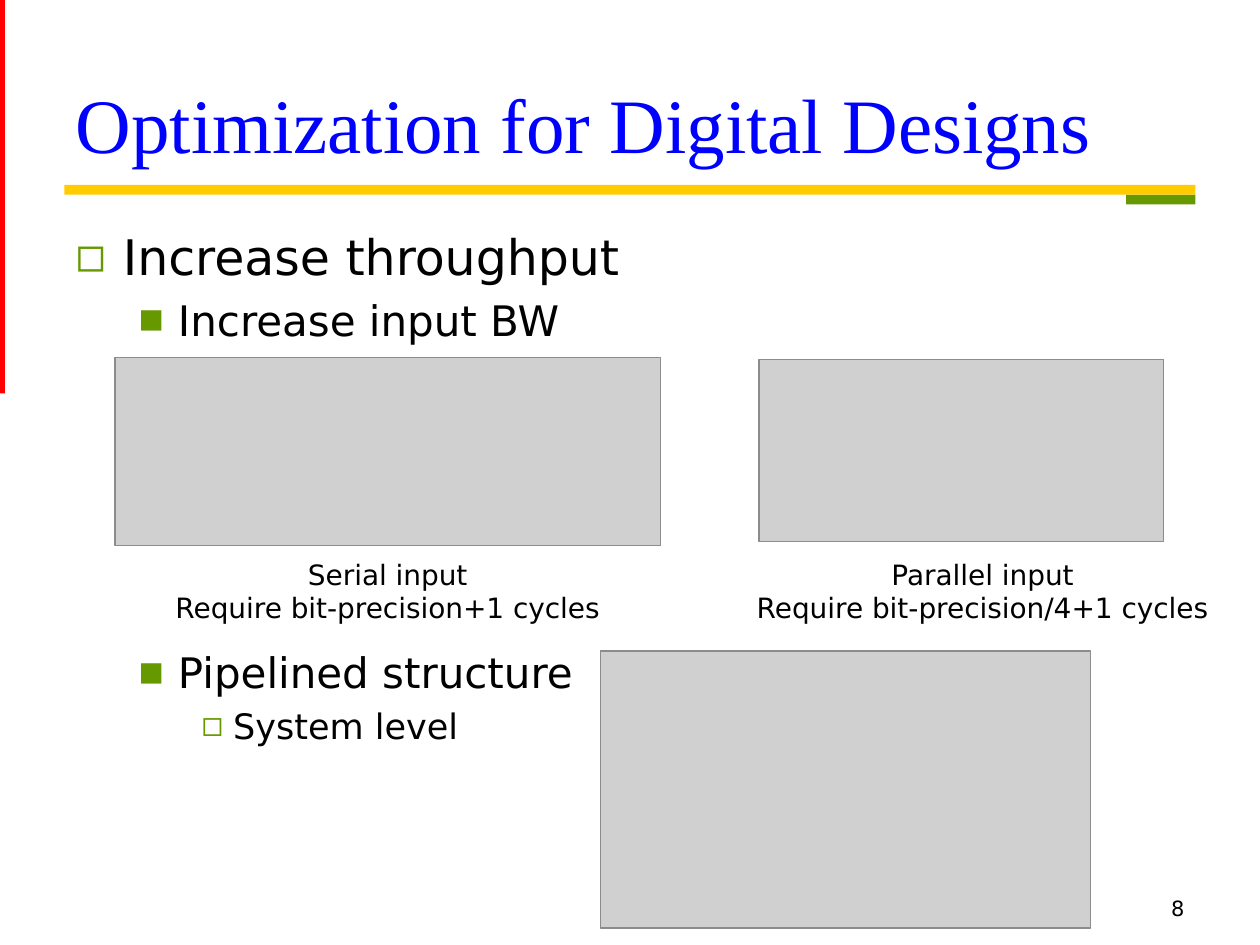
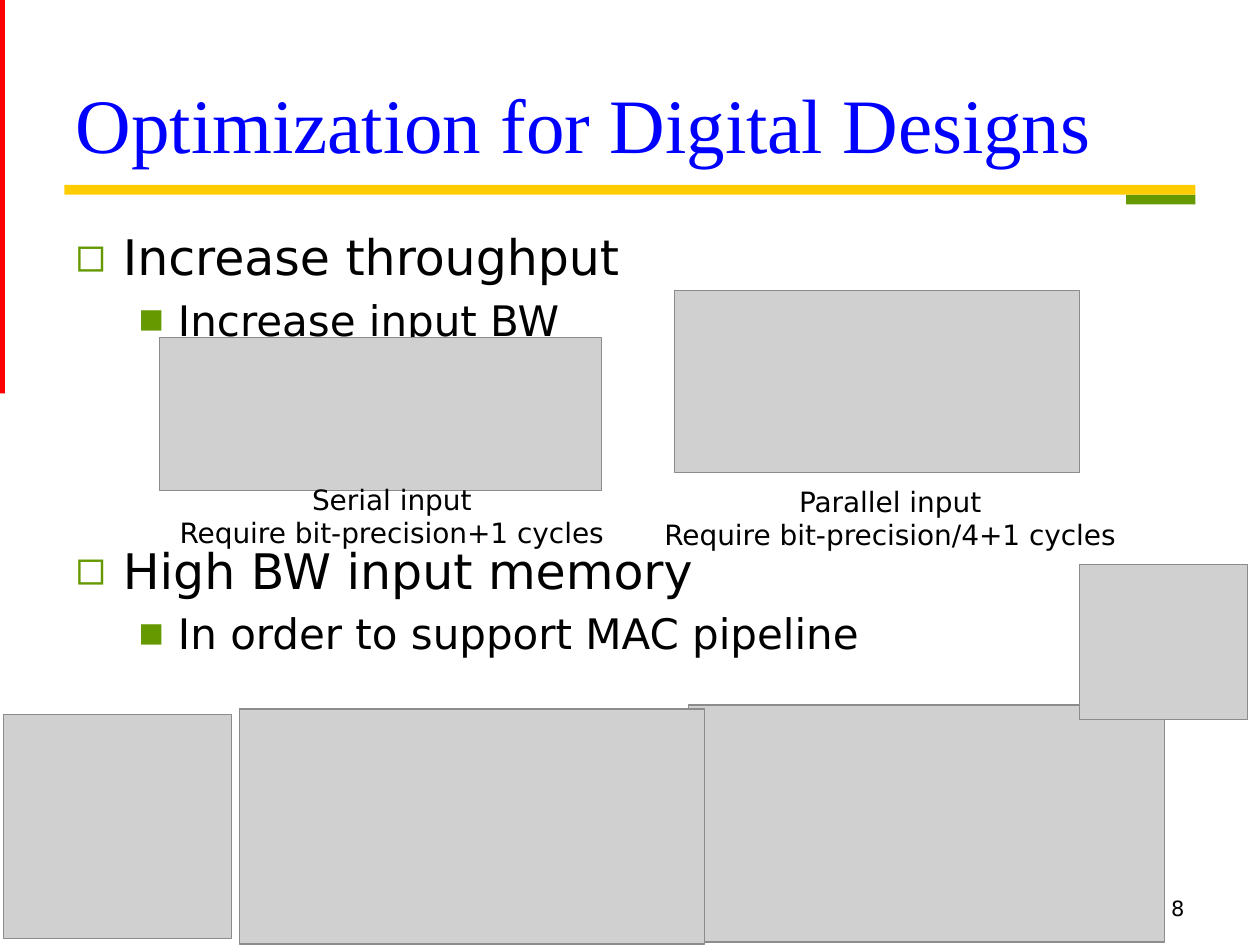
Before and after one commit to Oniontow/TTLiu_Project, a slide deck: slide 8 of papers/new stone.pptx. Drawn at 1260x945 pixels with LibreOffice and Linux fonts; fonts in the diff are those of the drawing; grey boxes stand for pictures. Boxes give left, top, right and bottom in pixels: in the first picture for what was removed or moved away, otherwise in the second. Text is boxed around its words. In the diff, an @@ line names an element or a change of style, - is before the commit and + after.

```diff
--- a/papers/new stone.pptx
+++ b/papers/new stone.pptx
@@ picture: place and size @@
-picture at [759, 359, 1163, 541]
+picture at [674, 291, 1079, 472]
@@ picture: place and size @@
-picture at [115, 358, 660, 547]
+picture at [160, 338, 602, 490]
@@ text "Serial input": place and size @@
-text "Serial input" at [175, 563, 600, 624]
+text "Serial input" at [180, 487, 604, 549]
@@ text "Parallel input": place and size @@
-text "Parallel input" at [757, 563, 1209, 624]
+text "Parallel input" at [664, 490, 1116, 551]
@@ text at [123, 551, 858, 658]: text changed @@
-  ■ Pipelined structure
-    ◻ System level
+◻ High BW input memory
+  ■ In order to support MAC pipeline
@@ picture added at [1080, 564, 1249, 719] @@
@@ picture added at [4, 714, 232, 937] @@
@@ picture added at [239, 709, 704, 945] @@
@@ picture: place and size @@
-picture at [600, 651, 1090, 929]
+picture at [688, 706, 1164, 942]
```
Also in this commit, not shown: 1 other slide changed, 1 slide added.
